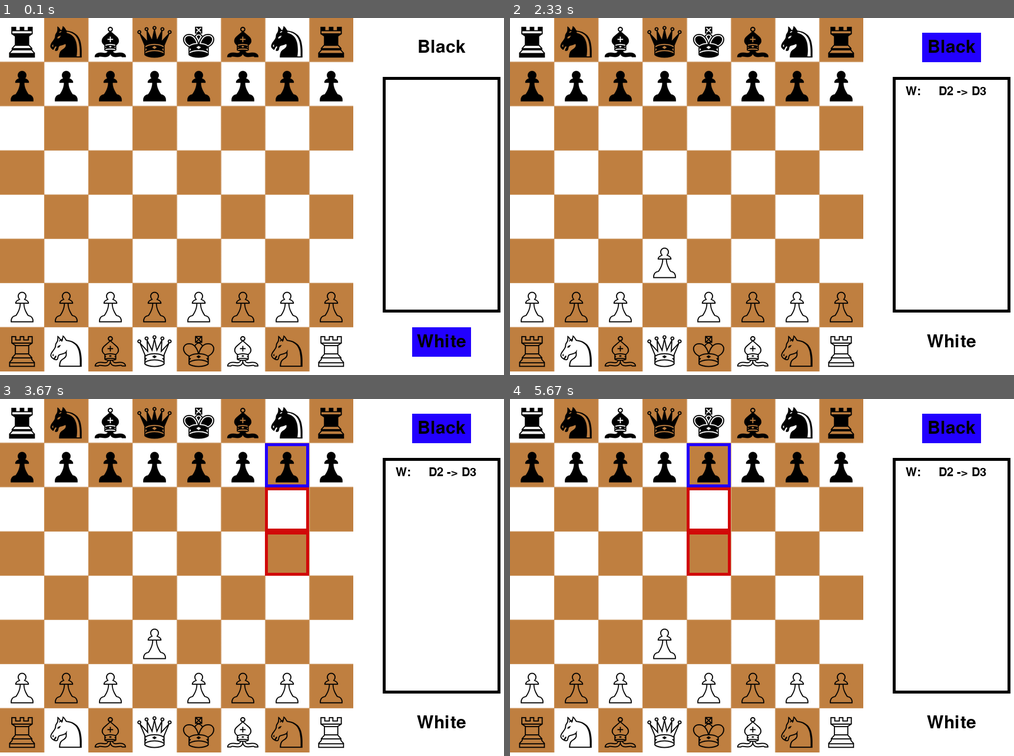
Above: before the commit, frames 1-4 (two rows, left to right).
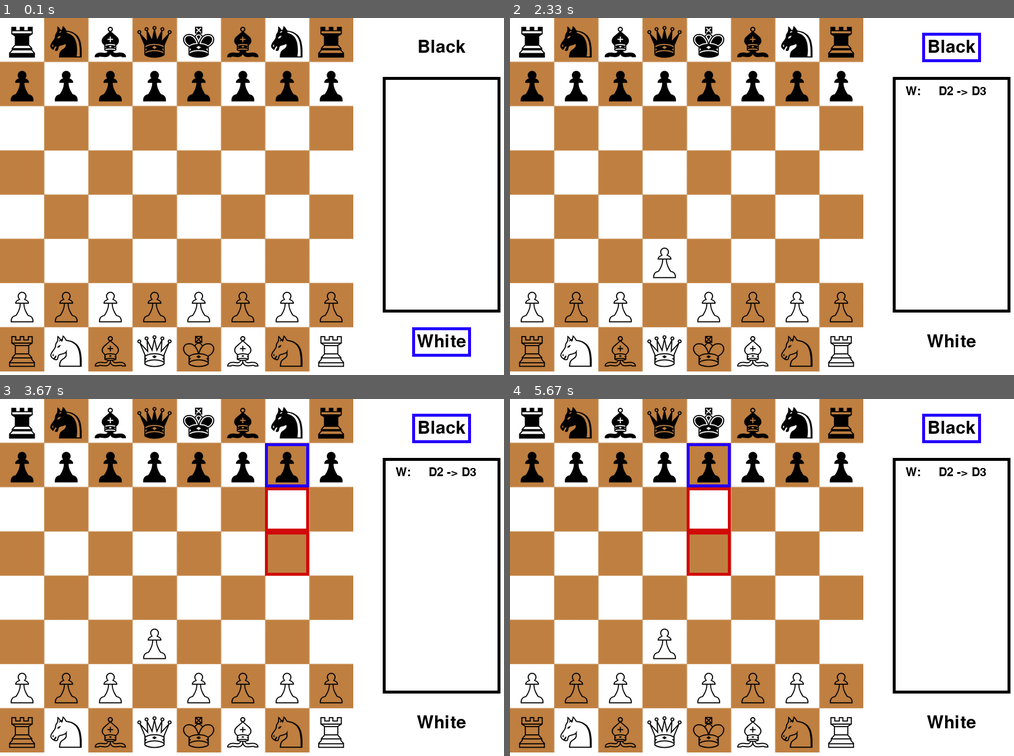
Above: after the commit, the same moments.

Repository: ConnerNovicki/Pygame_Chess
Game: pygame game, started from Game.py
Same seed, same stepped clock (60 frames per second), same inputs: the game is played once before the commit and once after it.
Inputs (mouse positions are in pixels of both pictures, inside the frame that each line leads up to):
- Up to frame 1 (0.1 s): no input
- Up to frame 2 (2.33 s): press the mouse at (575, 171) at 0.37 s; move the mouse to (630, 235) at 0.47 s; release the mouse at (681, 300) at 0.6 s; click (847, 160) at 0.72 s; click (651, 292) at 1.62 s; click (656, 239) at 1.95 s
- Up to frame 3 (3.67 s): click (65, 456) at 2.62 s; click (267, 588) at 2.95 s; click (272, 452) at 3.28 s; click (302, 706) at 3.62 s
- Up to frame 4 (5.67 s): click (726, 473) at 3.95 s; click (847, 484) at 4.28 s; click (671, 538) at 4.62 s; click (696, 484) at 5.38 s

The runs differ from the first frame. In frame 1, 0.6% of the frame differs, in the area x 82-93%, y 87-95%; in frame 2, 0.6%; in frame 3, 0.6%; in frame 4, 0.6%.

Commit message:
Right menu updated

Diff:
--- a/Game.py
+++ b/Game.py
@@ -61,16 +61,20 @@
 
         # Draw box around current player
         if self.chess_board.curr_player == 'b':
-            pygame.draw.rect(self.game_display, blue, Rect((700, 25), (100, 50)))
+            pygame.draw.rect(self.game_display, blue, Rect((700, 25), (100, 50)), 5)
         else:
-            pygame.draw.rect(self.game_display, blue, Rect((700, 525), (100, 50)))
+            pygame.draw.rect(self.game_display, blue, Rect((700, 525), (100, 50)), 5)
 
         self.message_display('Black', (750, 50), fontsize=30)
         self.message_display('White', (750, 550), fontsize=30)
 
         # Display all moves played
-        for i, move in enumerate(self.get_all_played_moves()):
+        start = 0
+        if len(self.get_all_played_moves()) > 10:
+            start = len(self.get_all_played_moves()) - 10
+        for i, move in enumerate(self.get_all_played_moves()[start:]):
             self.message_display(move, (740, 125 + (i * 30)), fontsize=20)
+            start += 1
 
         # Display all black pieces taken
         for i, image in enumerate(self.black_pieces_taken_images):
